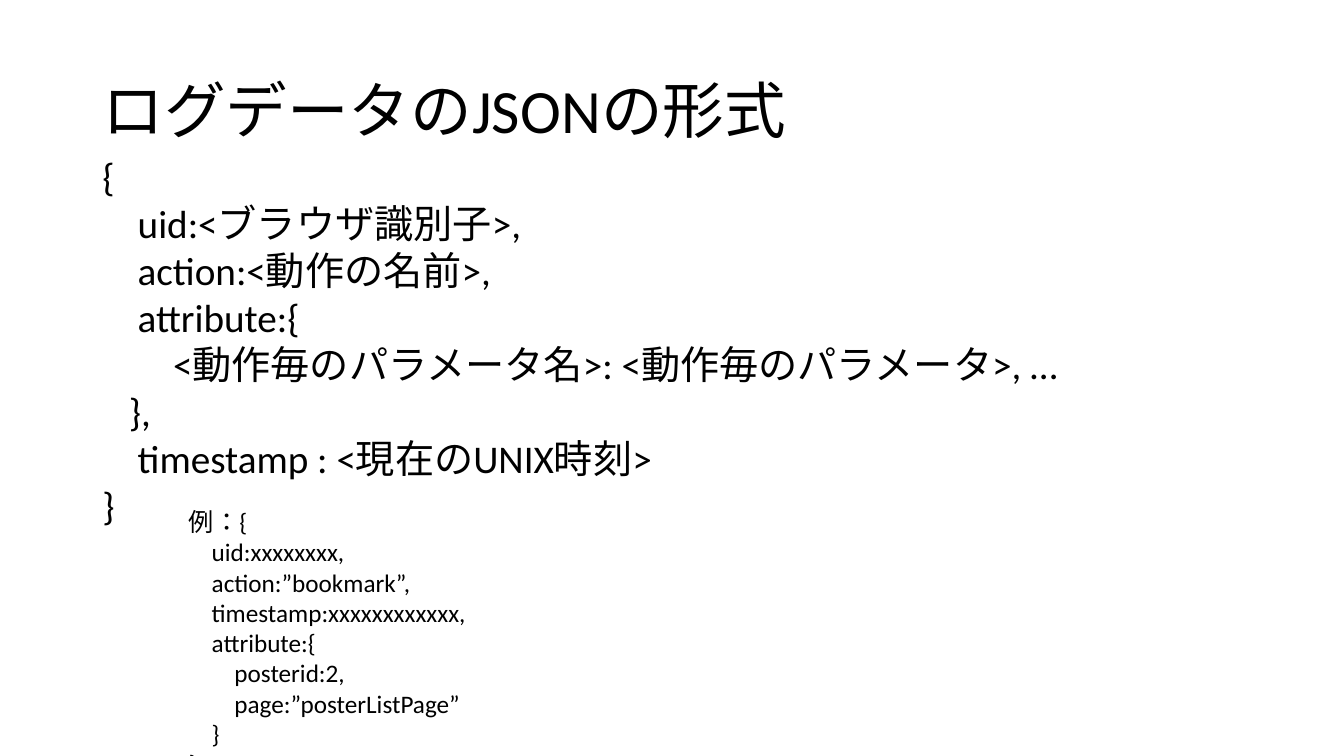
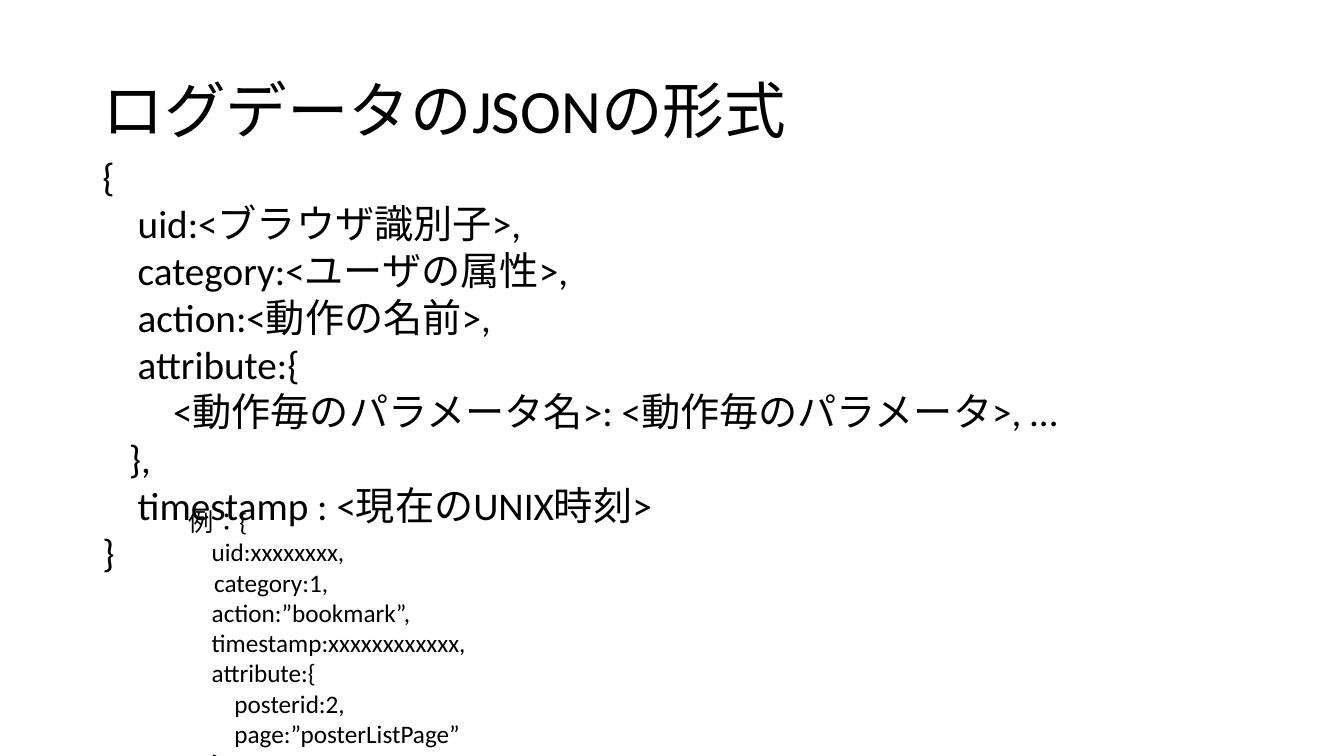
Before and after one commit to Tsukuba-SAY/documents, a slide deck: slide 2 of 利用ログの形式.pptx. Drawn at 1344x756 pixels with LibreOffice and Linux fonts; fonts in the diff are those of the drawing. Boxes give left, top, right and bottom in pixels: in the first picture for what was removed or moved away, otherwise in the second. Text is boxed around its words. In the diff, an @@ line names an element or a change of style, - is before the commit and + after.

Commit message:
ユーザのカテゴリ分けについて追加

```diff
--- a/利用ログの形式.pptx
+++ b/利用ログの形式.pptx
@@ text at (x1=138, y1=252, x2=568, y2=292): paragraph added @@
+category:<ユーザの属性>,
@@ text at (x1=214, y1=575, x2=328, y2=597): paragraph added @@
+category:1,
```
